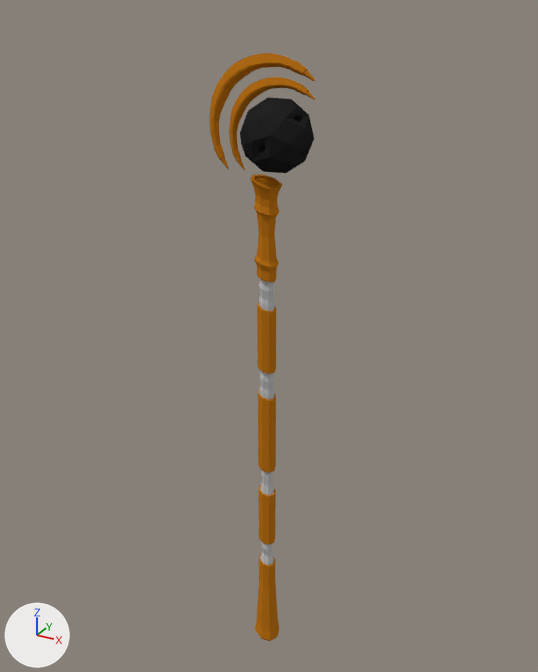
The Blender file Models/Blend/Staves/UniqueVoidStaff.blend: old version first, new version second.
One viewpoint serves both versions: a camera (50 mm lens) standing at (3.7, -6.68, 4.27) and looking at (-0.12, 0.27, 0.79). The lights are fixed; the arrows at lower left show +X, +Y and +Z.

Names of what the first picture shows: 'Staff_2'.
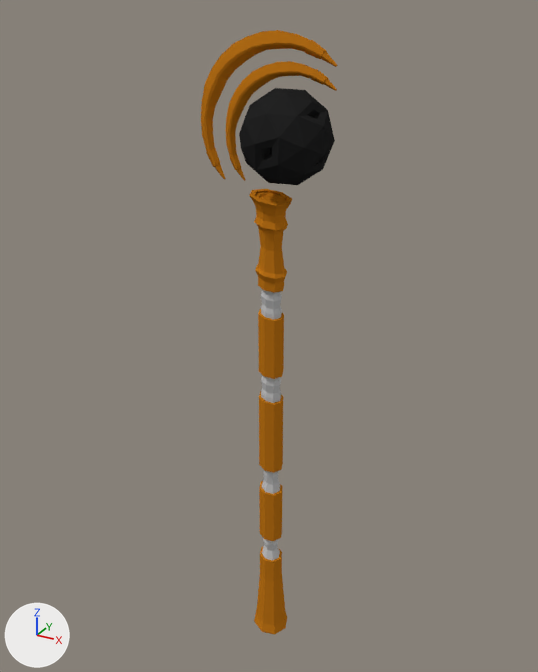
The newer file is also rescaled (x1.287), turned or shifted as a whole; pictures and numbers use the older file's frame.

Edits to the bpy script that builds the scene:
```text
Change me_cylinder_009:
    where me_cylinder_009.from_pydata(...)  # 912 vertices, 934 faces; spans x -4.6..5.8, y -3.0..3.4, z -34.3..30.7
    used by ob_staff_2; location = (0.0, 0.0, 0.0); scale = (-0.113, -0.113, -0.113)
    me_cylinder_009 part 1: the loose piece of 528 vertices spanning x -1.4..1.5, y -1.6..1.6, z -23.9..30.7 is scaled about its middle by (-1.36, -1.36, -0.955), then moved by (0.0, 0.4, -7.1)
    me_cylinder_009 part 2: the loose piece of 147 vertices spanning x -4.6..5.8, y -0.5..0.6, z -34.3..-24.1 is multiplied about its middle by the matrix ((-1.288, 0.0, 0.0), (0.0, -1.288, 0.0), (0.0, 0.0, -1.288)), then moved by (-1.2, 0.4, 58.8)
    me_cylinder_009 part 3: the loose piece of 90 vertices spanning x -4.2..2.0, y -3.0..3.4, z -30.7..-24.4 is multiplied about its middle by the matrix ((-1.288, 0.0, 0.0), (0.0, -1.288, 0.0), (0.0, 0.0, -1.288)), then moved by (2.8, 0.0, 54.9)
    me_cylinder_009 part 4: the loose piece of 147 vertices spanning x -4.6..3.8, y -0.4..0.5, z -32.4..-24.2 is multiplied about its middle by the matrix ((-1.288, 0.0, 0.0), (0.0, -1.288, 0.0), (0.0, 0.0, -1.288)), then moved by (1.3, 0.3, 56.7)
Change ob_staff_2:
    ob_staff_2.location: (0.0, 0.0, 0.0) -> (0.0, 0.04, 0.0)
    ob_staff_2.scale: (-0.113, -0.113, -0.113) -> (0.113, 0.113, 0.113)
```

Where the change shows, as pixel boxes (x1, y1, x2, y2) in the pictures (538 x 672 px; the box of a moved part takes in the faces that stretch with it):
'Staff_2', reshaped, moved, rescaled (29% wider)
    before: (210, 53, 316, 641)
    after: (201, 30, 338, 635)
part 1 of me_cylinder_009, moved or reshaped
    before: (250, 174, 282, 641)
    after: (249, 189, 292, 635)
part 2 of me_cylinder_009, moved or reshaped
    before: (210, 53, 316, 169)
    after: (201, 30, 338, 179)
part 3 of me_cylinder_009, moved or reshaped
    before: (240, 97, 314, 173)
    after: (239, 88, 335, 185)
part 4 of me_cylinder_009, moved or reshaped
    before: (229, 77, 315, 170)
    after: (226, 61, 337, 181)
